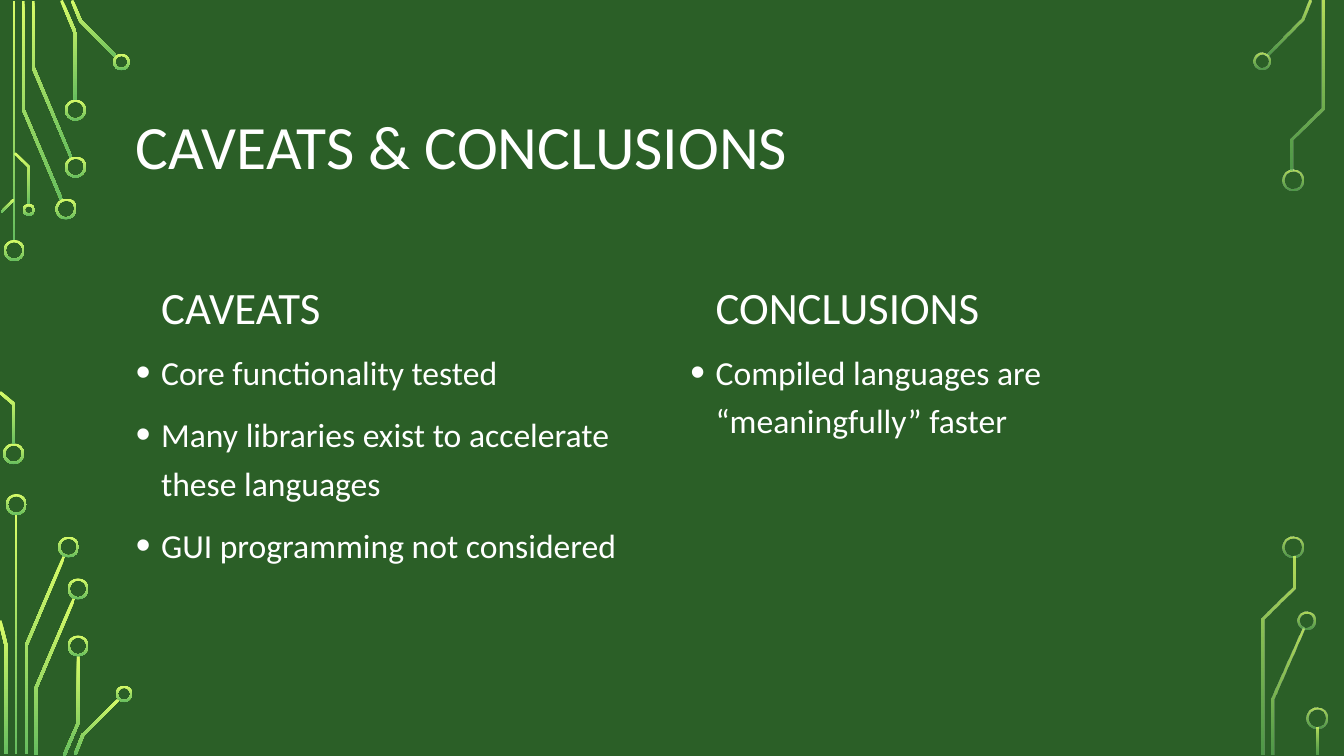
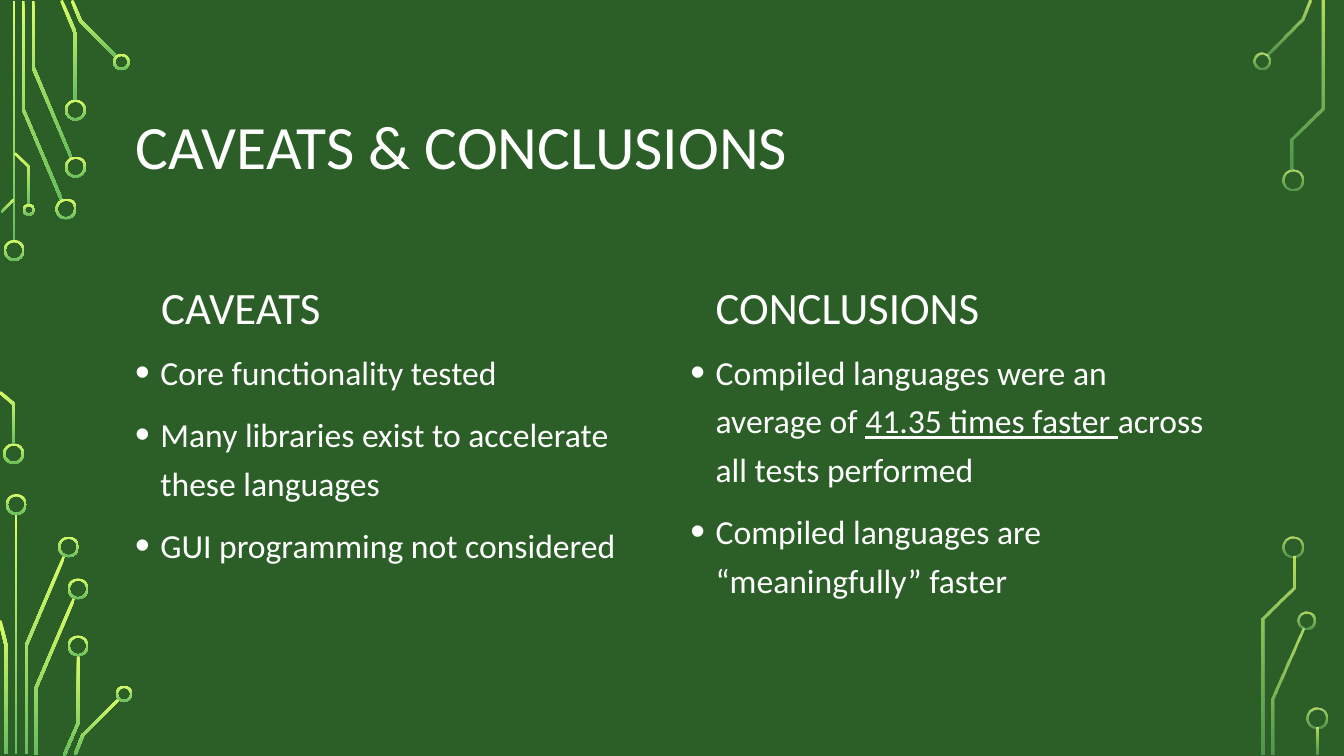
Before and after one commit to nkweeks/capstone, a slide deck: slide 9 of capstonePresentation.pptx. Drawn at 1344x756 pixels with LibreOffice and Linux fonts; fonts in the diff are those of the drawing; background and template pictures are left out. Boxes give left, top, right and bottom in pixels: in the first picture for what was removed or moved away, otherwise in the second. Text is boxed around its words. In the diff, an @@ line names an element or a change of style, - is before the commit and + after.

```diff
--- a/capstonePresentation.pptx
+++ b/capstonePresentation.pptx
@@ text at <box>716,361,1203,488</box>: paragraph added @@
+• Compiled languages were an average of 41.35 times faster across all tests performed
```
Also in this commit, not shown: 1 other slide changed.
